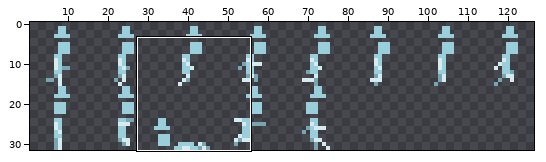
Two versions of one sprite sheet, frontend/dist/textures/character/character_sprite_sheet.png. The first picture is a wide view before the edit; the outline marks the close-up.
Close-up. Old version:
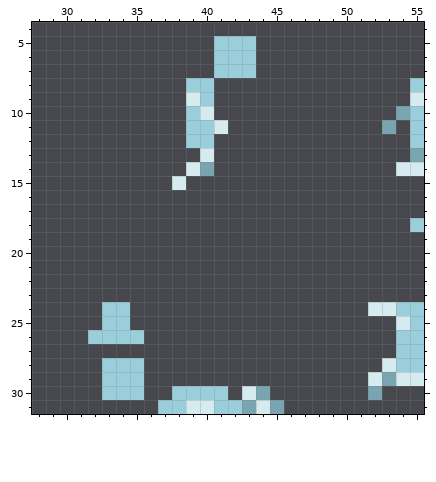
The file is 128x32 pixels. Shown: x 28..55, y 4..31. The wide view leaves out empty margins.
New version:
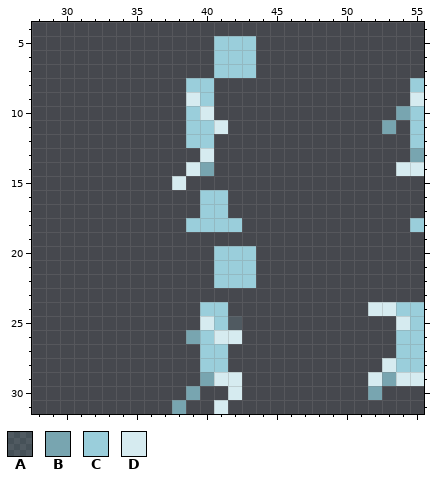
Palette (. is transparent): A #78a5b032  B #78a5b0  C #9acedb  D #d6ebf0
Changes in this commit:
Changed rows in their new state; - is an unchanged pixel.
first column x 32:
16 --------CC----
17 --------CC----
18 -------CCCC---
20 ---------CCC--
21 ---------CCC--
22 ---------CCC--
24 -..-----CC----
25 -..-----DCA---
26 ....---BCDD---
27 --------CC----
28 -...----CC----
29 -...----BDD---
30 -...--.B..D..-
31 -----.B..D....
